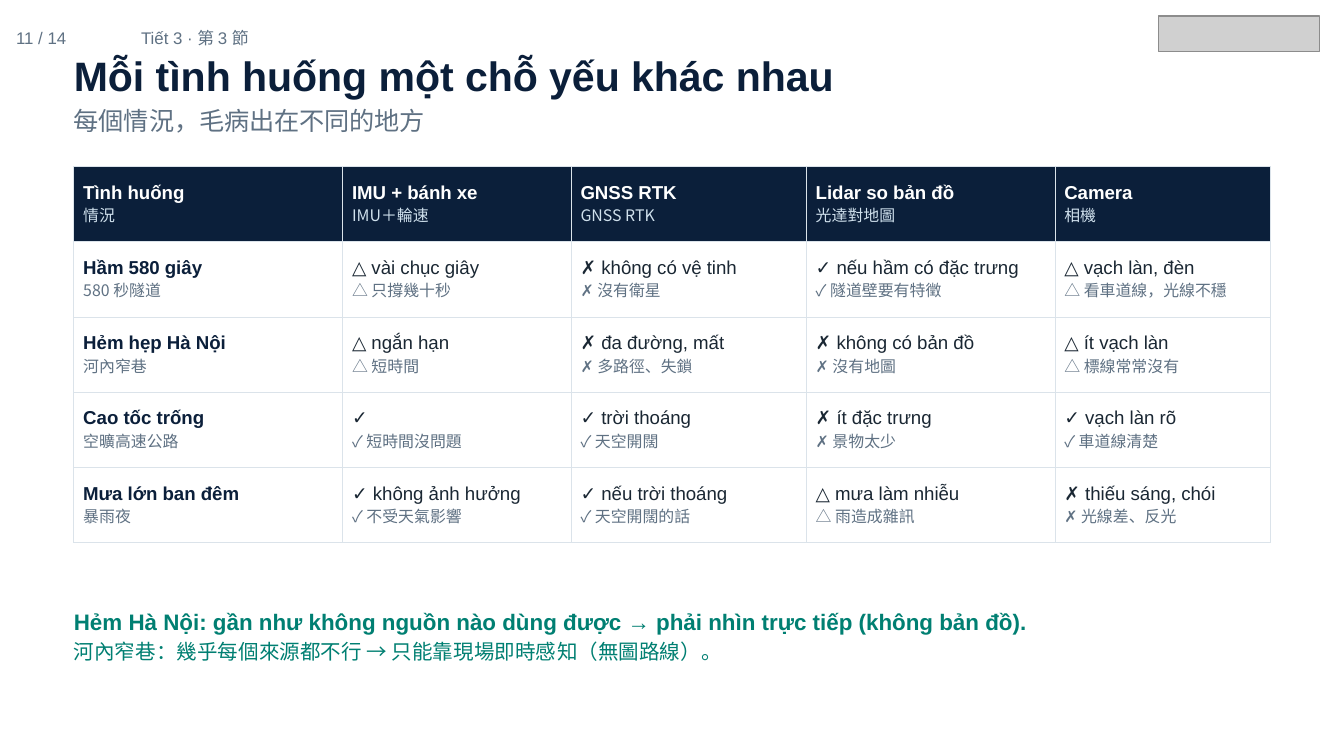
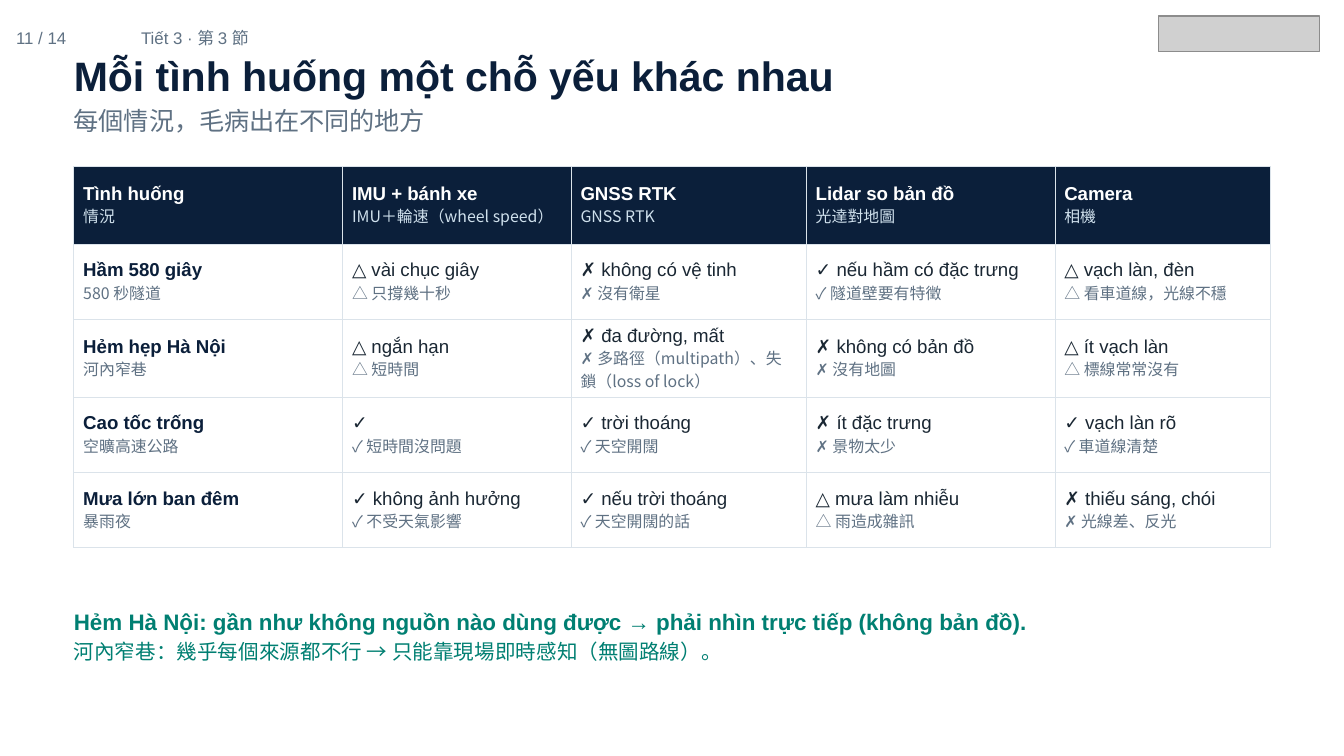
Before and after one commit to ch-neural/MITUST-Principles-of-Self-Driving-Cars, a slide deck: slide 11 of 第十二週(11-26)/第十二週_第3節_簡報.pptx. Drawn at 1344x756 pixels with LibreOffice and Linux fonts; fonts in the diff are those of the drawing; grey boxes stand for pictures. Boxes give left, top, right and bottom in pixels: in the first picture for what was removed or moved away, otherwise in the second. Text is boxed around its words. In the diff, an @@ line names an element or a change of style, - is before the commit and + after.

```diff
--- a/第十二週(11-26)/第十二週_第3節_簡報.pptx
+++ b/第十二週(11-26)/第十二週_第3節_簡報.pptx
@@ table at (74,167,1270,533) @@
-row 1, column 2: IMU + bánh xe / IMU＋輪速
+row 1, column 2: IMU + bánh xe / IMU＋輪速（wheel speed）
-row 3, column 3: ✗ đa đường, mất / ✗ 多路徑、失鎖
+row 3, column 3: ✗ đa đường, mất / ✗ 多路徑（multipath）、失鎖（loss of lock）
```
Also in this commit, not shown: 12 other slides changed, 5 other files.
